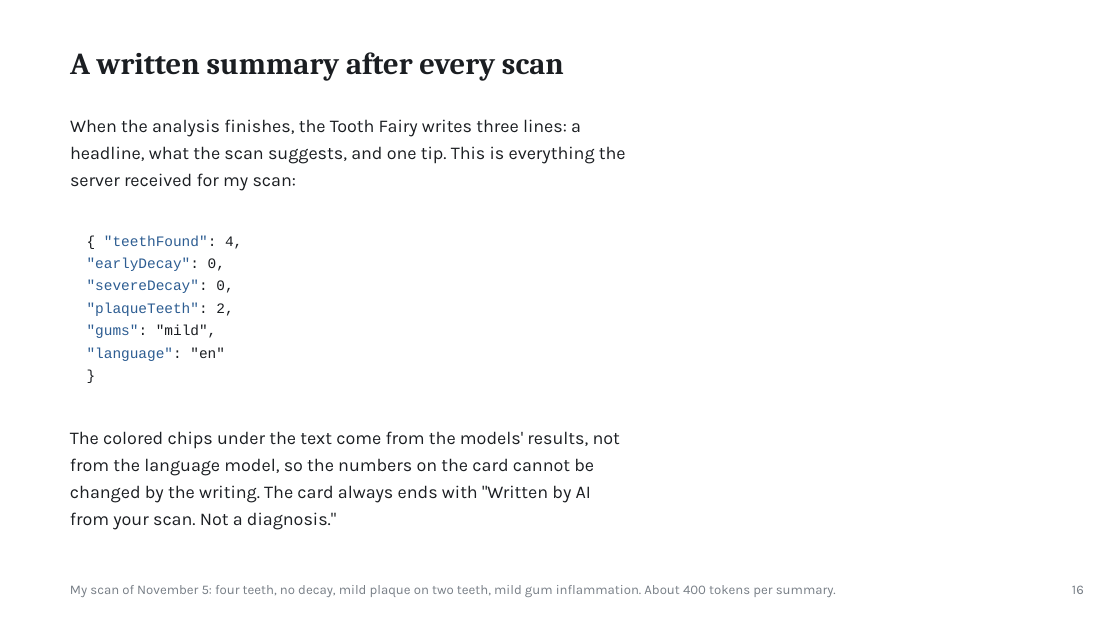
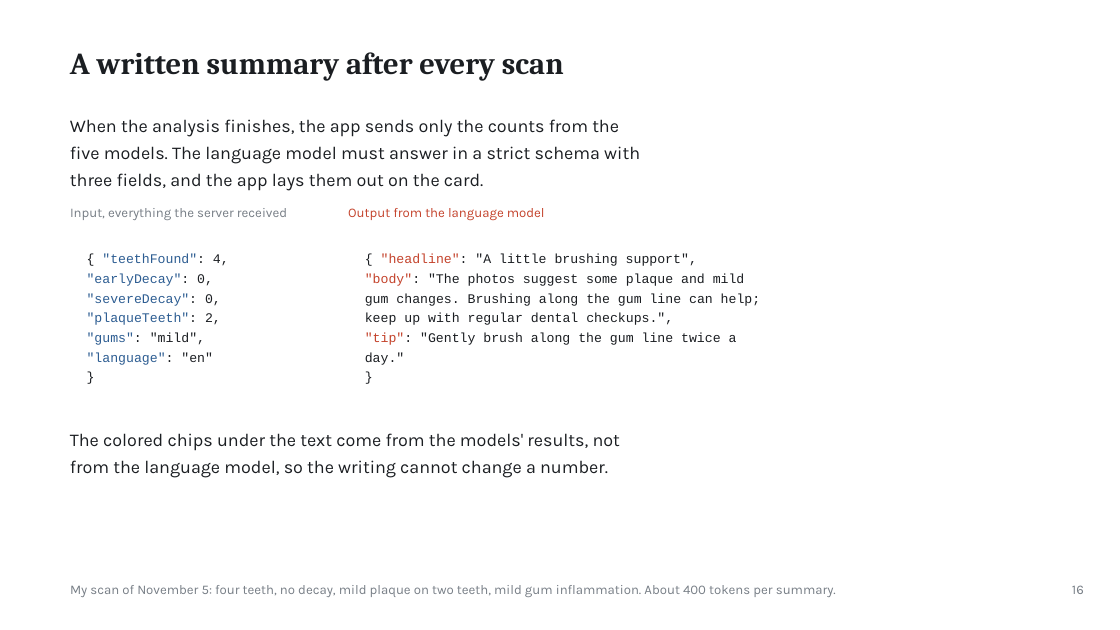
Before and after one commit to ertugrul-senturk/interactive-slides, a slide deck: slide 35 of public/decks/2026-11-smart-teeth.pptx (slide 33 before the commit). Drawn at 1120x630 pixels with LibreOffice and Linux fonts; fonts in the diff are those of the drawing; background and template pictures are left out. Boxes give left, top, right and bottom in pixels: in the first picture for what was removed or moved away, otherwise in the second. Text is boxed around its words. In the diff, an @@ line names an element or a change of style, - is before the commit and + after.

```diff
--- a/public/decks/2026-11-smart-teeth.pptx
+++ b/public/decks/2026-11-smart-teeth.pptx
@@ text at (70, 119, 619, 191): text changed @@
-When the analysis finishes, the Tooth Fairy writes three lines: a
-headline, what the scan suggests, and one tip. This is everything the
-server received for my scan:
+When the analysis finishes, the app sends only the counts from the
+five models. The language model must answer in a strict schema with
+three fields, and the app lays them out on the card.
@@ text added at (70, 208, 287, 220), 11.2 pt, text #777E86 @@
+Input, everything the server received
@@ text added at (348, 208, 545, 220), 11.2 pt, text #C4432C @@
+Output from the language model
@@ text "{ "teethFound": 4, "earlyDecay": 0, ...": place and size @@
-text "{ "teethFound": 4, "earlyDecay": 0, ..." at (87, 235, 242, 361)
+text "{ "teethFound": 4, "earlyDecay": 0, ..." at (87, 254, 229, 365)
@@ text "{ "teethFound": 4, "earlyDecay": 0, ..." at (87, 254, 229, 365): size 12.4 to 11.2 pt; line spacing 19.2pt to 16.9pt @@
@@ text added at (365, 254, 761, 365), 11.2 pt, text #1B1E22 @@
+{ "headline": "A little brushing support",
+"body": "The photos suggest some plaque and mild
+gum changes. Brushing along the gum line can help;
+keep up with regular dental checkups.",
+"tip": "Gently brush along the gum line twice a
+day."
+}
@@ text at (70, 433, 608, 478): text changed @@
-The colored chips under the text come from the models' results, not
-from the language model, so the numbers on the card cannot be
-changed by the writing. The card always ends with "Written by AI
-from your scan. Not a diagnosis."
+The colored chips under the text come from the models' results, not
+from the language model, so the writing cannot change a number.
```
Also in this commit, not shown: 18 other slides changed, 17 slides added, 30 slides removed, 33 other files.
